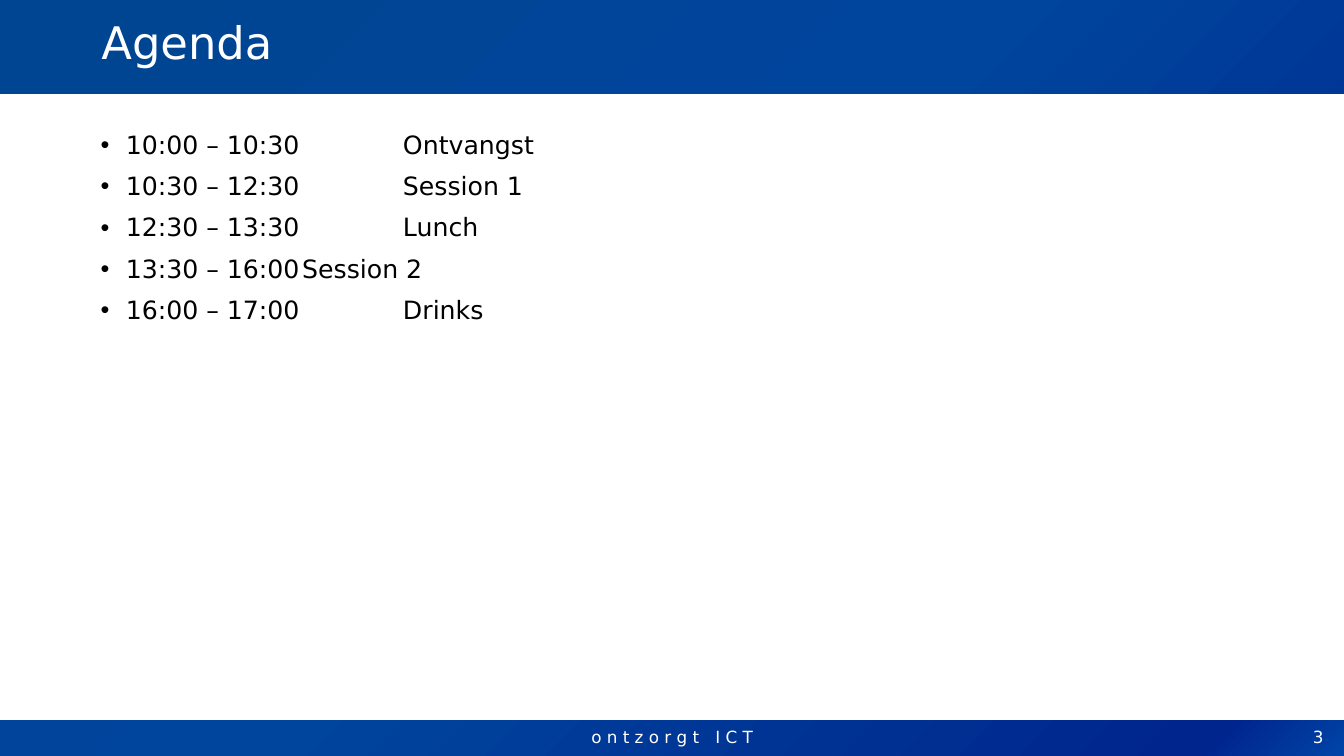
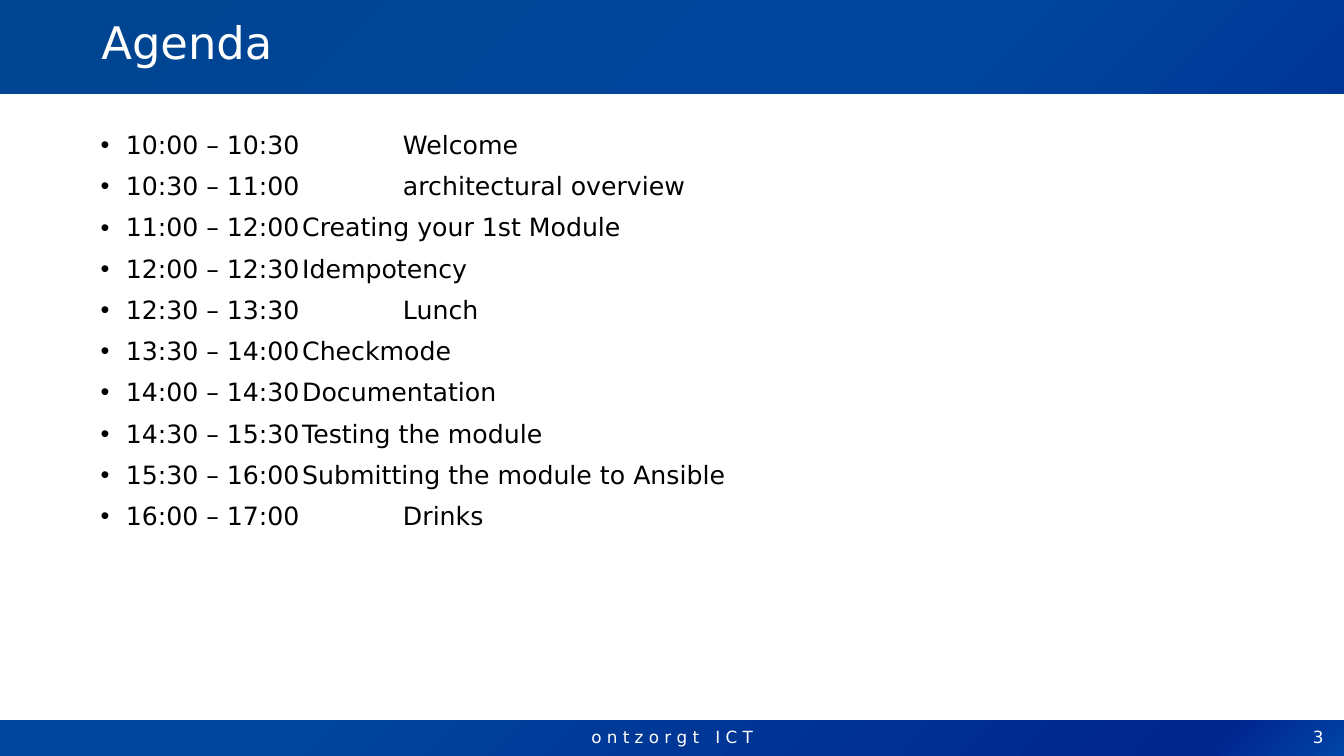
Before and after one commit to molekuul/modules_workshop, a slide deck: slide 3 of Workshop writing Ansible Module.pptx. Drawn at 1344x756 pixels with LibreOffice and Linux fonts; fonts in the diff are those of the drawing; background and template pictures are left out. Boxes give left, top, right and bottom in pixels: in the first picture for what was removed or moved away, otherwise in the second. Text is boxed around its words. In the diff, an @@ line names an element or a change of style, - is before the commit and + after.

```diff
--- a/Workshop writing Ansible Module.pptx
+++ b/Workshop writing Ansible Module.pptx
@@ text at box(126, 135, 685, 284): text changed @@
-• 10:00 – 10:30 Ontvangst
-• 10:30 – 12:30 Session 1
+• 10:00 – 10:30 Welcome
+• 10:30 – 11:00 architectural overview
+• 11:00 – 12:00 Creating your 1st Module
+• 12:00 – 12:30 Idempotency
@@ text at box(126, 341, 725, 490): text changed @@
-• 13:30 – 16:00 Session 2
+• 13:30 – 14:00 Checkmode
+• 14:00 – 14:30 Documentation
+• 14:30 – 15:30 Testing the module
+• 15:30 – 16:00 Submitting the module to Ansible
```
Also in this commit, not shown: 9 other slides changed, 3 slides added, 1 other file.
